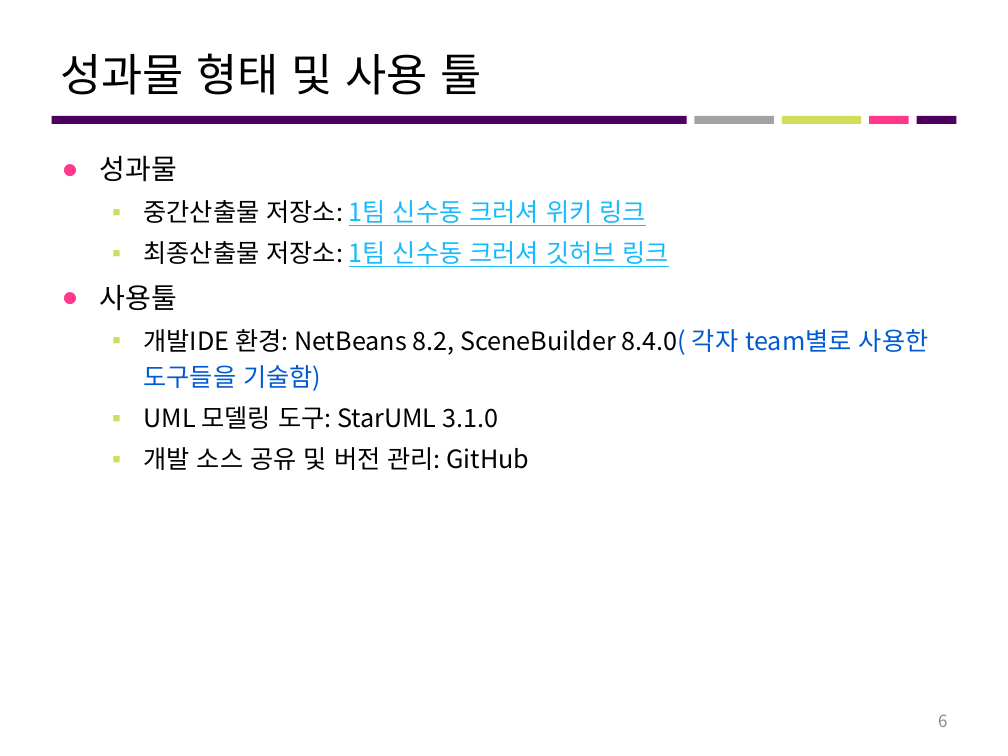
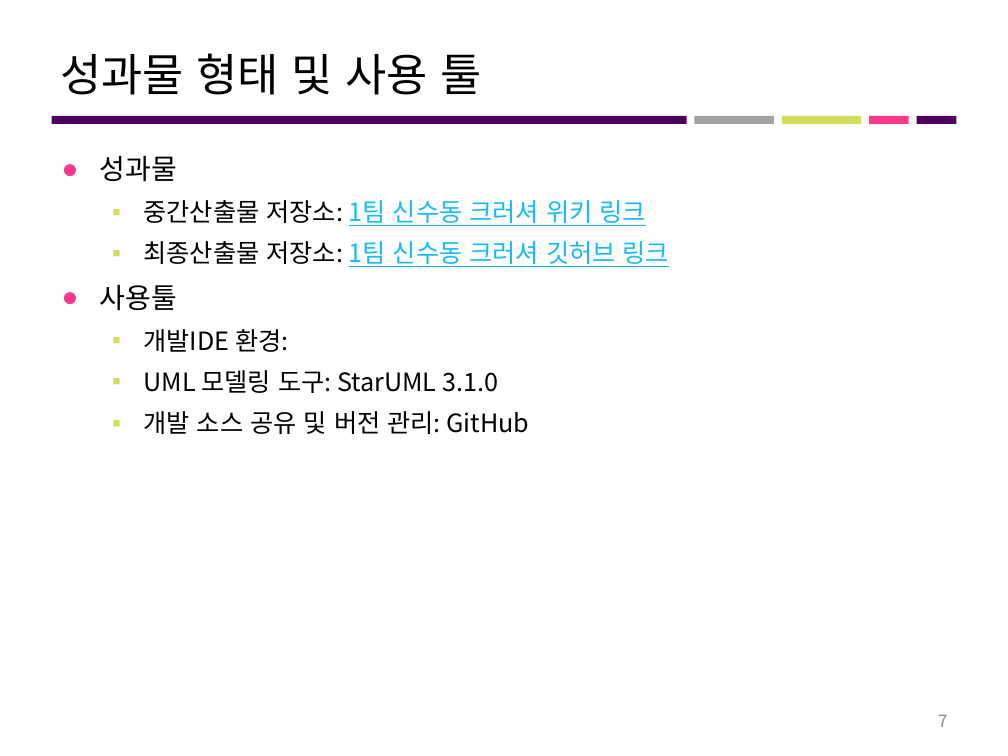
Before and after one commit to roeniss/TripPicker, a slide deck: slide 7 of 관리산출물/프로젝트_최종결과보고서/1팀_최종결과보고서.pptx (slide 6 before the commit). Drawn at 1008x756 pixels with LibreOffice and Linux fonts; fonts in the diff are those of the drawing. Boxes give left, top, right and bottom in pixels: in the first picture for what was removed or moved away, otherwise in the second. Text is boxed around its words. In the diff, an @@ line names an element or a change of style, - is before the commit and + after.

```diff
--- a/관리산출물/프로젝트_최종결과보고서/1팀_최종결과보고서.pptx
+++ b/관리산출물/프로젝트_최종결과보고서/1팀_최종결과보고서.pptx
@@ text at bbox=[144, 329, 288, 352]: text changed @@
-  ▪ 개발IDE 환경: NetBeans 8.2, SceneBuilder 8.4.0( 각자 team별로 사용한 도구들을 기술함)
+  ▪ 개발IDE 환경:
@@ page number at bbox=[938, 715, 947, 727]: text changed @@
-6
+7
```
Also in this commit, not shown: 5 other slides changed, 13 slides added, 1 slide removed, 7 other files.
